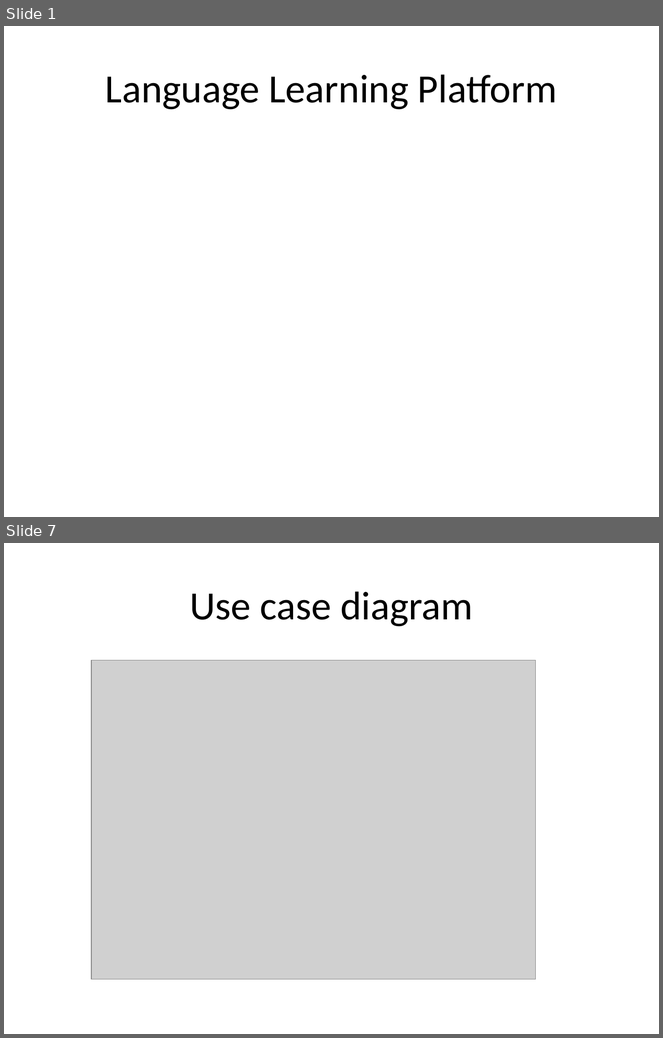
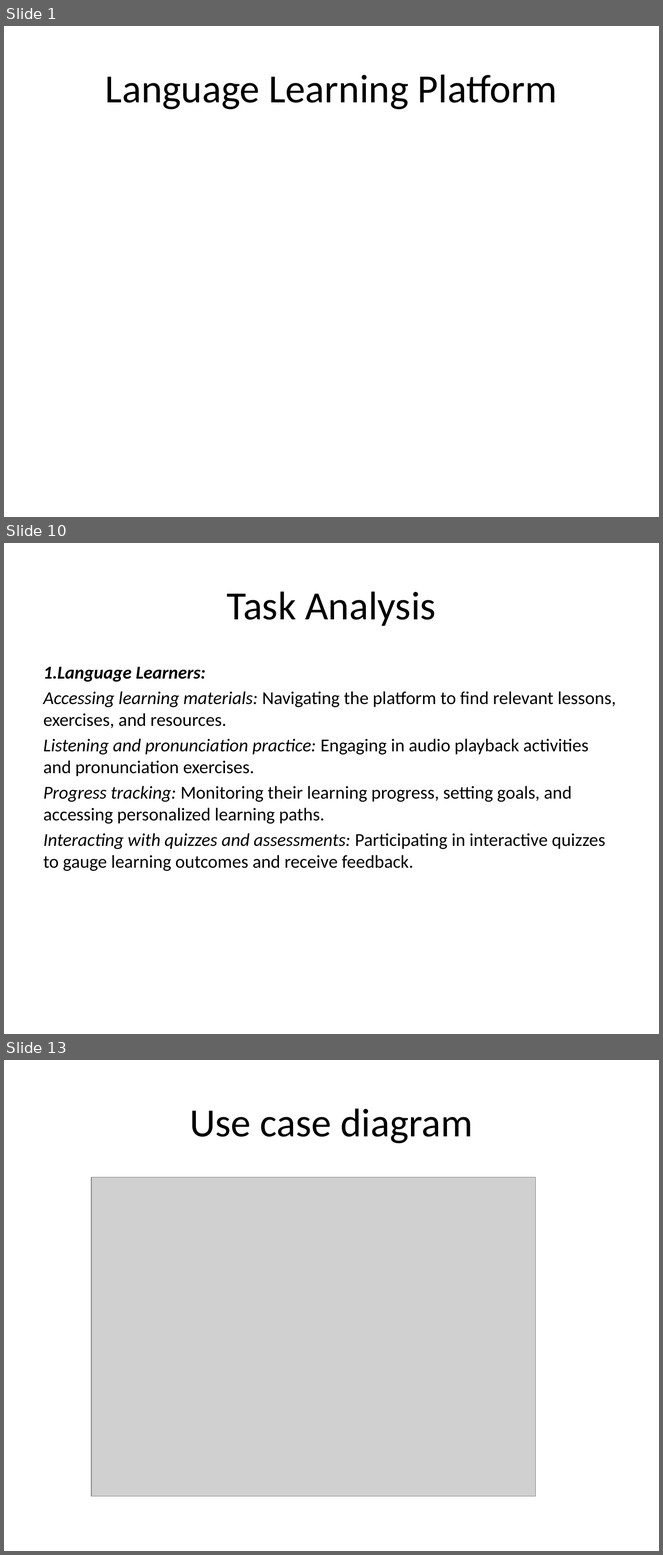
Before and after one commit to VictorMK22/PixelPioneers, a slide deck: Presentation1.pptx. Shown one above the other, each under a label of ours: slides 1 and 7 before the commit, slides 1, 10 and 13 after it; the slides between them are not shown. The pictures are 663x1038 and 663x1555 pixels, drawn with LibreOffice and Linux fonts; fonts in the diff are those of the drawing; grey boxes stand for pictures. Boxes give left, top, right and bottom in pixels: in the first picture for what was removed or moved away, otherwise in the second. Text is boxed around its words. In the diff, an @@ line names an element or a change of style, - is before the commit and + after.

```diff
--- a/Presentation1.pptx
+++ b/Presentation1.pptx
@@ slide 10 added at bbox=[4, 543, 659, 1034], background #FFFFFF @@
@@ title added at bbox=[227, 591, 436, 626], 44 pt, text #000000 @@
+Task Analysis
@@ text added at bbox=[44, 667, 616, 871], 20 pt, text #000000 @@
+1.Language Learners:
+Accessing learning materials: Navigating the platform to find relevant lessons, exercises, and resources.
+Listening and pronunciation practice: Engaging in audio playback activities and pronunciation exercises.
+Progress tracking: Monitoring their learning progress, setting goals, and accessing personalized learning paths.
+Interacting with quizzes and assessments: Participating in interactive quizzes to gauge learning outcomes and receive feedback.
@@ what was slide 7 is now slide 13 @@
```
Also in this commit, not shown: 5 slides changed, 5 other slides added.
